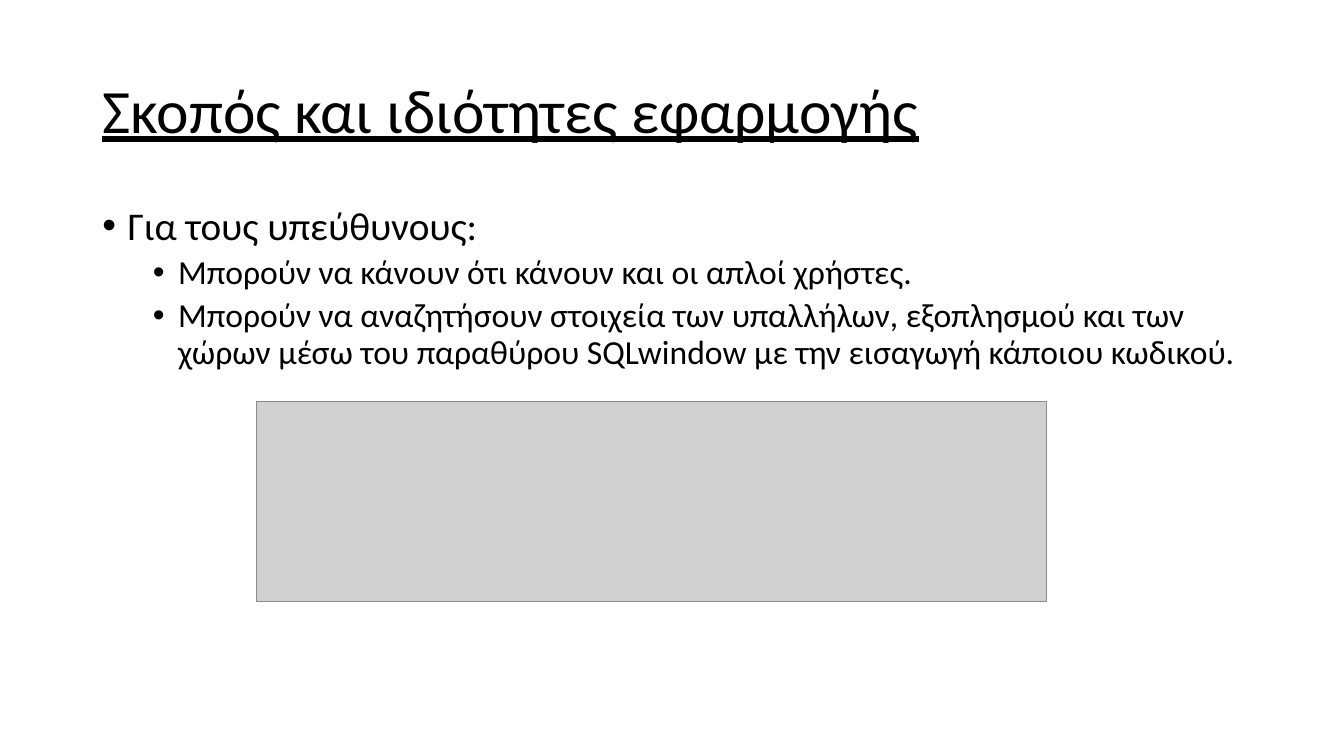
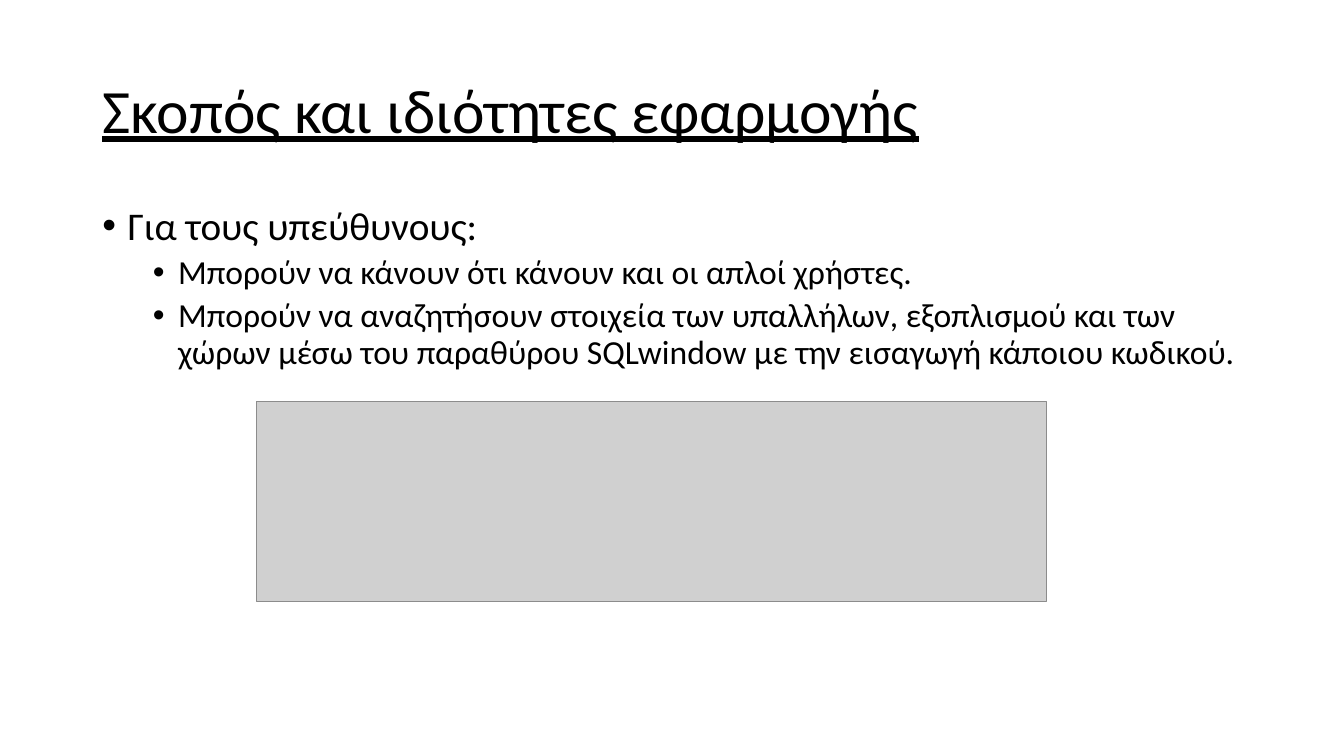
Before and after one commit to Apo-P/GymDatabase, a slide deck: slide 8 of Anafores/gym_db_V4.pptx (slide 9 before the commit). Drawn at 1344x756 pixels with LibreOffice and Linux fonts; fonts in the diff are those of the drawing; grey boxes stand for pictures. Boxes give left, top, right and bottom in pixels: in the first picture for what was removed or moved away, otherwise in the second. Text is boxed around its words. In the diff, an @@ line names an element or a change of style, - is before the commit and + after.

```diff
--- a/Anafores/gym_db_V4.pptx
+++ b/Anafores/gym_db_V4.pptx
@@ text at (178,303,1234,370): text changed @@
-  • Μπορούν να αναζητήσουν στοιχεία των υπαλλήλων, εξοπλησμού και των χώρων μέσω του παραθύρου SQLwindow με την εισαγωγή κάποιου κωδικού.
+  • Μπορούν να αναζητήσουν στοιχεία των υπαλλήλων, εξοπλισμού και των χώρων μέσω του παραθύρου SQLwindow με την εισαγωγή κάποιου κωδικού.
```
Also in this commit, not shown: 2 other slides changed, 1 slide removed, 8 other files.
